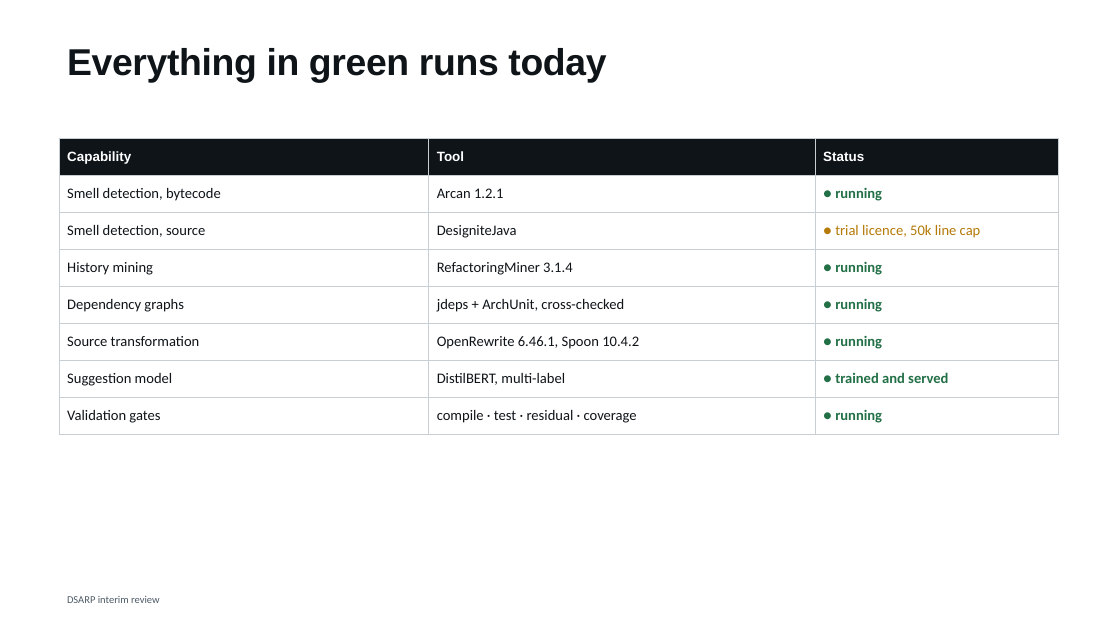
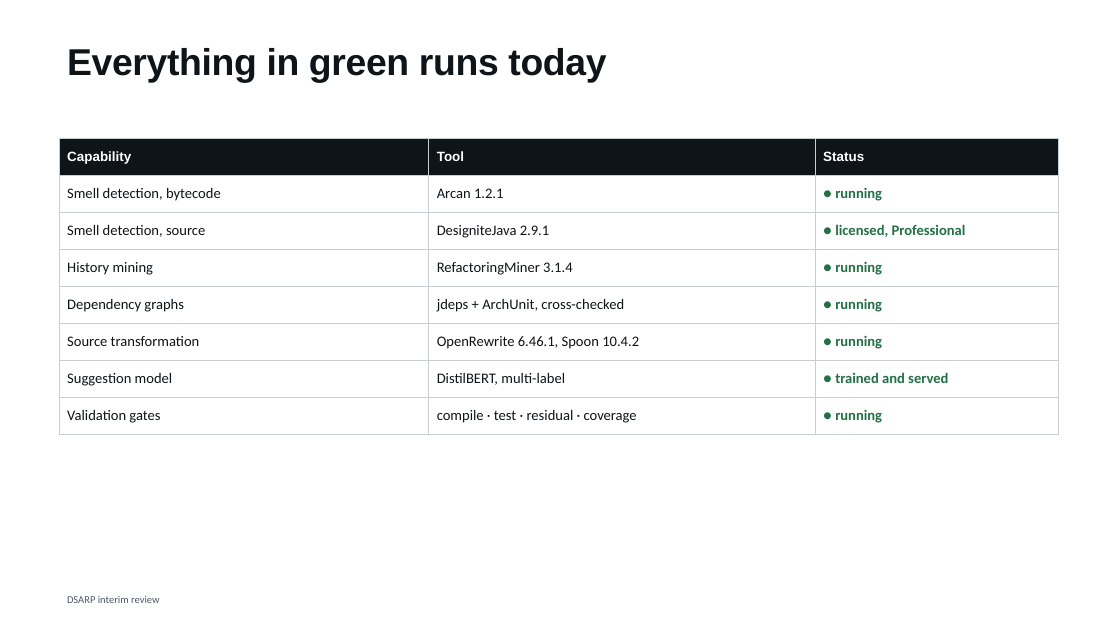
Before and after one commit to shimoriki/DSARPProject, a slide deck: slide 9 of docs/DSARP_interim_review.pptx. Drawn at 1120x630 pixels with LibreOffice and Linux fonts; fonts in the diff are those of the drawing. Boxes give left, top, right and bottom in pixels: in the first picture for what was removed or moved away, otherwise in the second. Text is boxed around its words. In the diff, an @@ line names an element or a change of style, - is before the commit and + after.

```diff
--- a/docs/DSARP_interim_review.pptx
+++ b/docs/DSARP_interim_review.pptx
@@ table at [59, 139, 1059, 427] @@
-row 3, column 2: DesigniteJava
+row 3, column 2: DesigniteJava 2.9.1
-row 3, column 3: ● trial licence, 50k line cap
+row 3, column 3: ● licensed, Professional
```
Also in this commit, not shown: 1 other slide changed, 4 other files.
